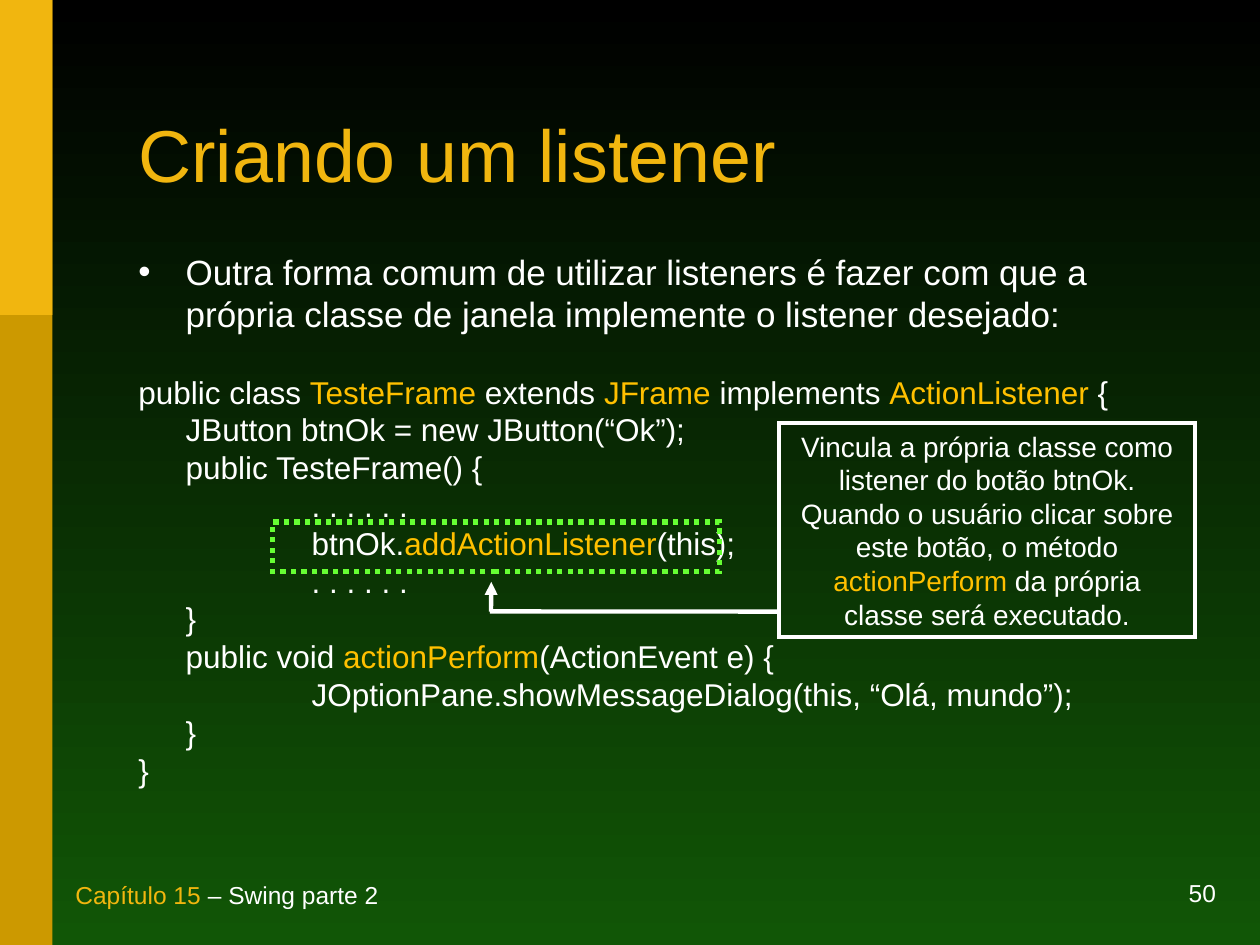
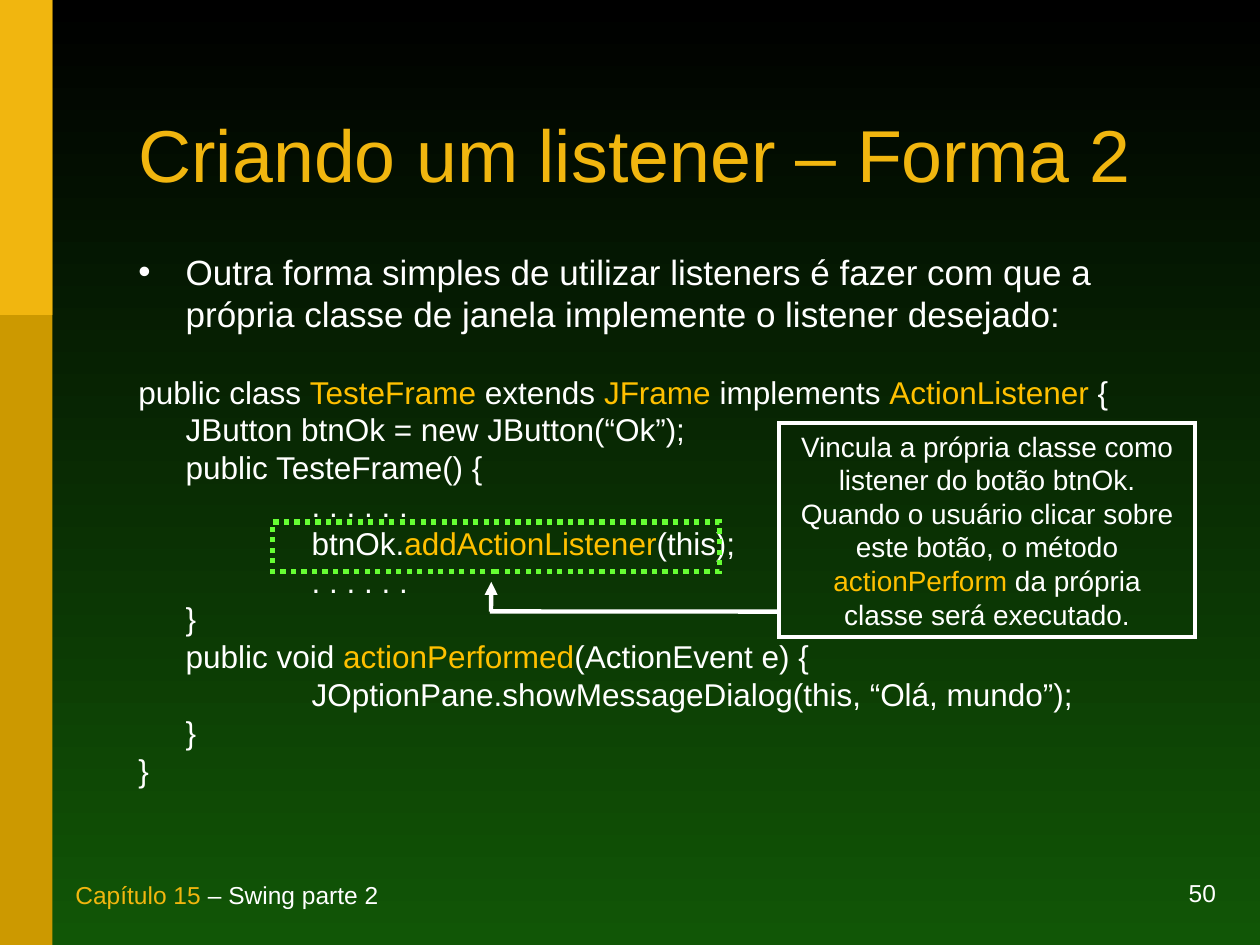
Before and after one commit to duchesqui/slzvieira-training, a slide deck: slide 50 of 1-Java-Programmer-Modulo-I/16.Capitulo15.ppt. Drawn at 1260x945 pixels with LibreOffice and Linux fonts; fonts in the diff are those of the drawing. Boxes give left, top, right and bottom in pixels: in the first picture for what was removed or moved away, otherwise in the second. Text is boxed around its words. In the diff, an @@ line names an element or a change of style, - is before the commit and + after.

```diff
--- a/1-Java-Programmer-Modulo-I/16.Capitulo15.ppt
+++ b/1-Java-Programmer-Modulo-I/16.Capitulo15.ppt
@@ title at box(138, 128, 1131, 183): text changed @@
-Criando um listener
+Criando um listener – Forma 2
@@ text at box(186, 259, 1090, 334): text changed @@
-• Outra forma comum de utilizar listeners é fazer com que a própria classe de janela implemente o listener desejado:
+• Outra forma simples de utilizar listeners é fazer com que a própria classe de janela implemente o listener desejado:
@@ text at box(186, 645, 790, 674): text changed @@
-public void actionPerform(ActionEvent e) {
+public void actionPerformed(ActionEvent e) {
```
Also in this commit, not shown: 13 other slides changed, 4 slides added, 3 slides removed.
